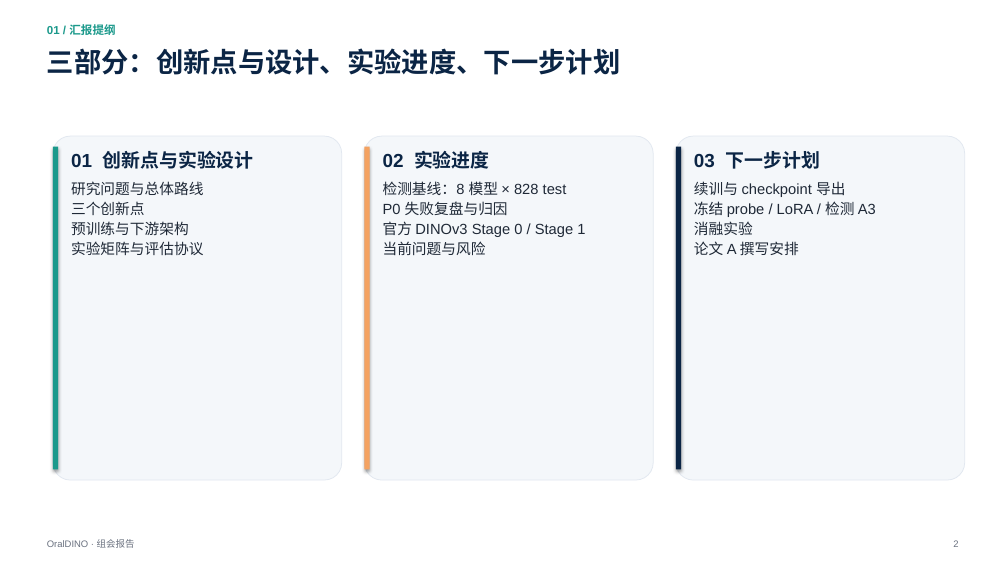
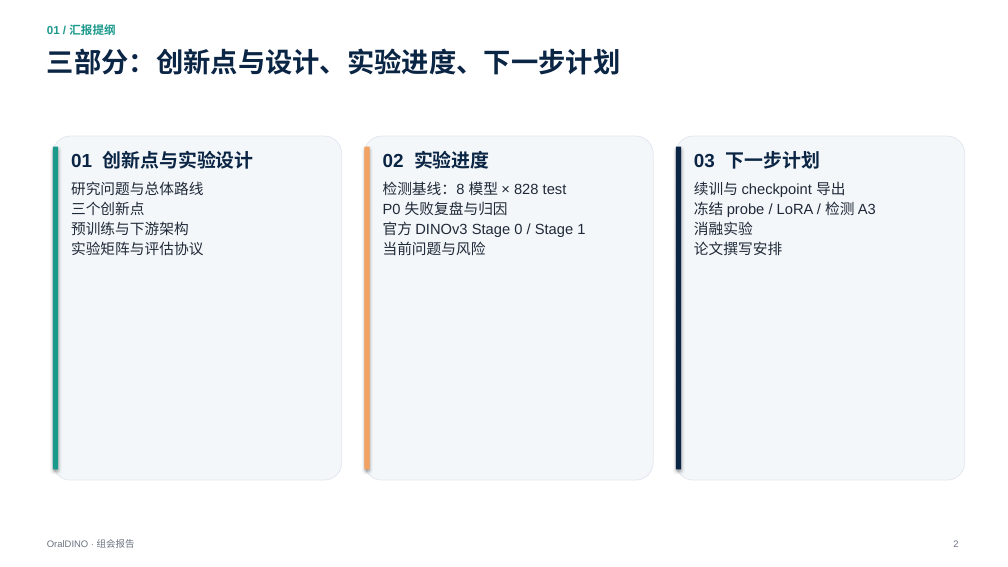
Before and after one commit to XiaoHG/MRG-05-Tooth-Seg, a slide deck: slide 2 of group-meeting/20261111/OralDINO_group_meeting_20261111.pptx. Drawn at 1008x567 pixels with LibreOffice and Linux fonts; fonts in the diff are those of the drawing. Boxes give left, top, right and bottom in pixels: in the first picture for what was removed or moved away, otherwise in the second. Text is boxed around its words. In the diff, an @@ line names an element or a change of style, - is before the commit and + after.

```diff
--- a/group-meeting/20261111/OralDINO_group_meeting_20261111.pptx
+++ b/group-meeting/20261111/OralDINO_group_meeting_20261111.pptx
@@ text at [694, 241, 782, 255]: text changed @@
-论文 A 撰写安排
+论文撰写安排
```
Also in this commit, not shown: 6 other slides changed, 1 other file.
